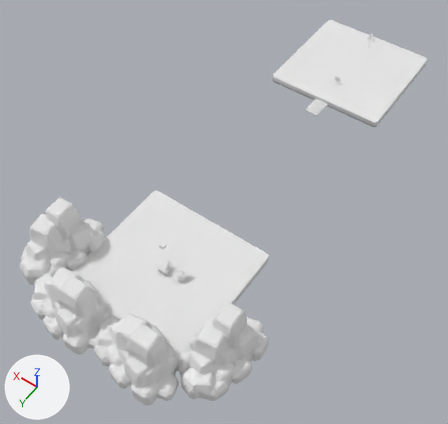
The Blender file res/Scene/Level1.blend as it was, and as the next commit left it.
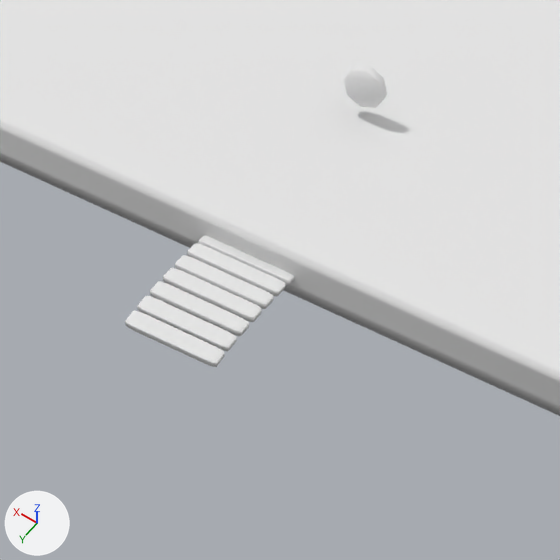
Old and new are each drawn whole from a 50 mm lens placed at (-32.4, 32.1, 70.4), pointed at (0.6, -14.2, -2.2) and again close up on the part from 65% to 81% of the width and 16% to 33% of the height. Arrows for +X, +Y and +Z are at lower left; the lights stay in place. The older version's two pictures come first.

The scene before the commit, as lines of its bpy script (objects in view):
```python
ob_11__platform_mesh_3_texture_2 = bpy.data.objects.new('11##platform#mesh:3#texture:2', me_small_grass_platform2_002)
ob_11__platform_mesh_3_texture_2.location = (0.0, -51.42, 0.0)
ob_11__platform_mesh_3_texture_2.rotation_euler = (1.571, 0.0, 0.0)  # degrees (90, 0, 0)
ob_11__platform_mesh_3_texture_2.scale = (10.0, 1.0, 10.0)
ob_4__pressureplate = bpy.data.objects.new('4##pressurePlate', me_mushroom_platform2)
ob_4__pressureplate.location = (0.0, -46.3, 1.44)
ob_5__platform_link4_waypoints___10_1_10___10_10_10 = bpy.data.objects.new('5##platform#link4#waypoints:[[10,1,10],[10,10,10]]', me_cube_010)
ob_5__platform_link4_waypoints___10_1_10___10_10_10.location = (0.0, -39.79, 0.0)
ob_5__platform_link4_waypoints___10_1_10___10_10_10.rotation_euler = (1.571, 0.0, 0.0)  # degrees (90, 0, 0)
```
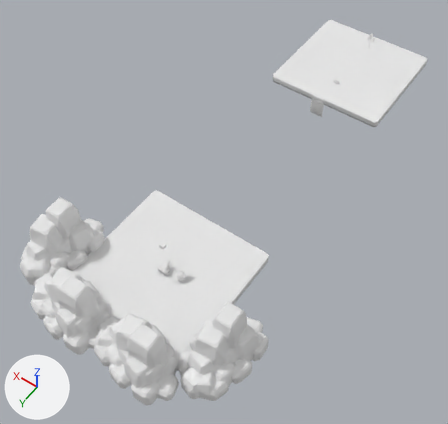
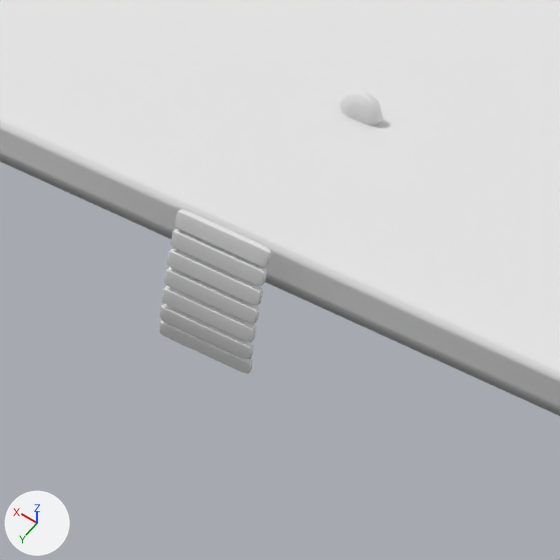
What differs and where, as boxes (x1, y1, x2, y2) in the close-ups (560 x 560 px):
'5##platform#link4#waypoints:[[10,1,10],[10,10,10]]', turned: before (125, 235, 295, 367); after (159, 209, 272, 374)
'4##pressurePlate', moved: before (344, 66, 387, 108); after (339, 90, 383, 126)

Diff of the bpy script that builds the scene:
```diff
--- a/res/Scene/Level1.blend.py
+++ b/res/Scene/Level1.blend.py
@@ ob_4__pressureplate @@
 ob_4__pressureplate = bpy.data.objects.new('4##pressurePlate', me_mushroom_platform2)
-ob_4__pressureplate.location = (0.0, -46.3, 1.44)
+ob_4__pressureplate.location = (0.0, -46.3, 0.76)
@@ ob_5__platform_link4_waypoints___10_1_10___10_10_10 @@
 ob_5__platform_link4_waypoints___10_1_10___10_10_10.location = (0.0, -39.79, 0.0)
-ob_5__platform_link4_waypoints___10_1_10___10_10_10.rotation_euler = (1.571, 0.0, 0.0)  # degrees (90, 0, 0)
```
